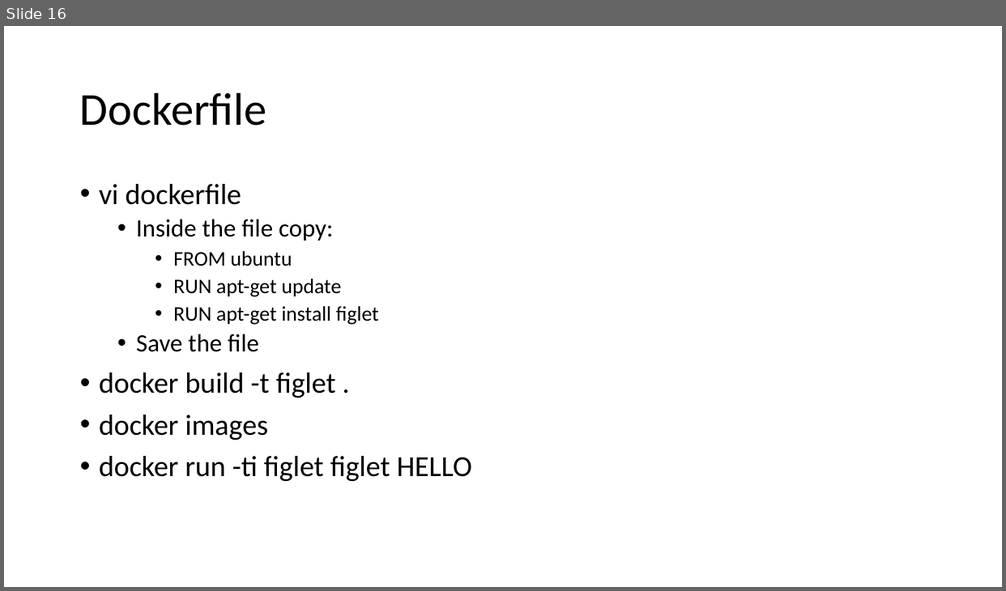
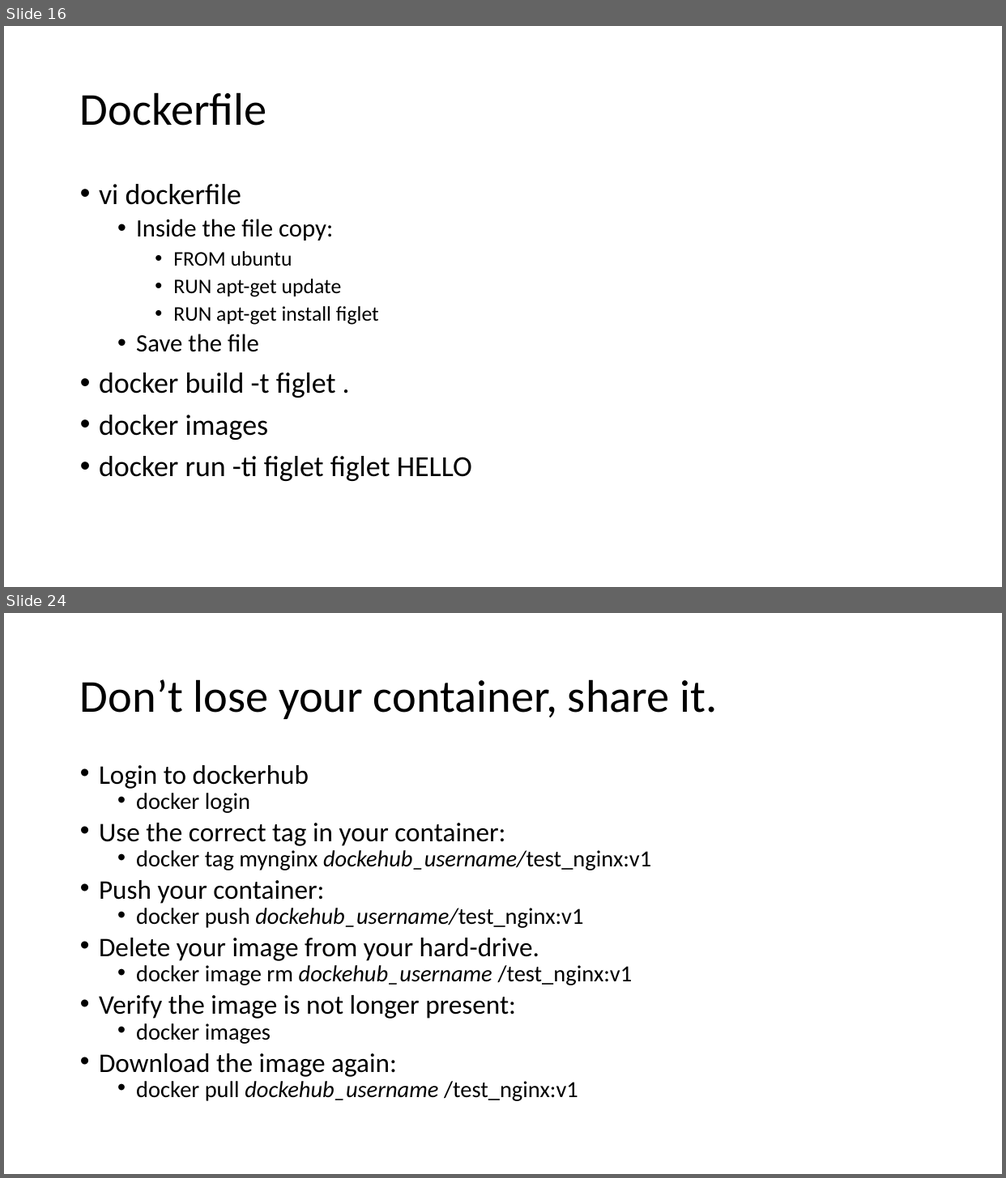
Before and after one commit to rogerscuall/docker-presentation, a slide deck: Docker presentation.pptx. Shown one above the other, each under a label of ours: slide 16 before the commit, slides 16 and 24 after it; the slides between them are not shown. The pictures are 1006x591 and 1006x1178 pixels, drawn with LibreOffice and Linux fonts; fonts in the diff are those of the drawing. Boxes give left, top, right and bottom in pixels: in the first picture for what was removed or moved away, otherwise in the second. Text is boxed around its words. In the diff, an @@ line names an element or a change of style, - is before the commit and + after.

```diff
--- a/Docker presentation.pptx
+++ b/Docker presentation.pptx
@@ slide 24 added at <box>4,613,1002,1174</box>, background #FFFFFF @@
@@ title added at <box>80,679,717,719</box>, 44 pt, text #000000 @@
+Don’t lose your container, share it.
@@ text added at <box>99,765,651,1101</box>, 22.2 pt, text #000000 @@
+• Login to dockerhub
+  • docker login
+• Use the correct tag in your container:
+  • docker tag mynginx dockehub_username/test_nginx:v1
+• Push your container:
+  • docker push dockehub_username/test_nginx:v1
+• Delete your image from your hard-drive.
+  • docker image rm dockehub_username /test_nginx:v1
+• Verify the image is not longer present:
+  • docker images
+• Download the image again:
+  • docker pull dockehub_username /test_nginx:v1
```
Also in this commit, not shown: 8 other slides added, 6 other files.
